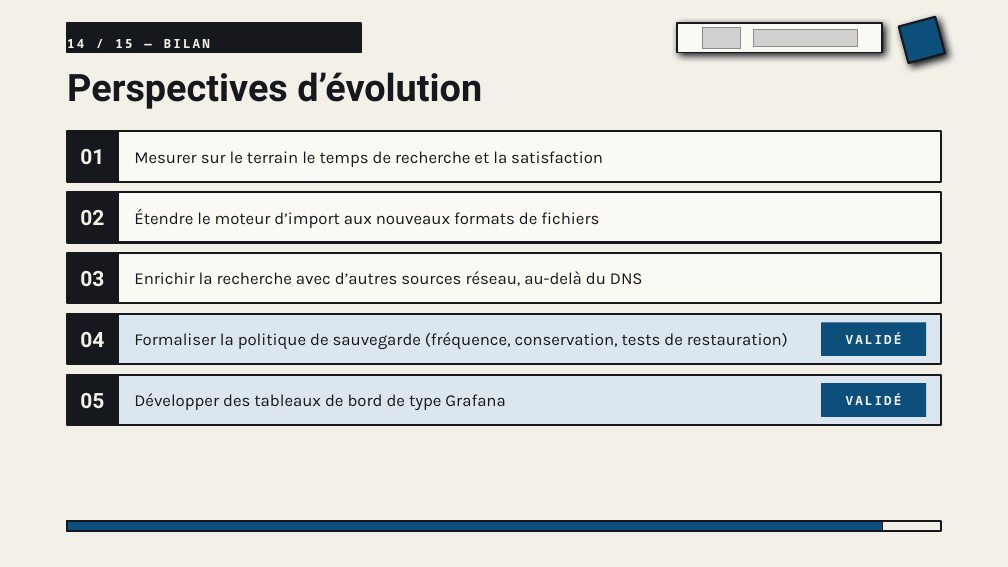
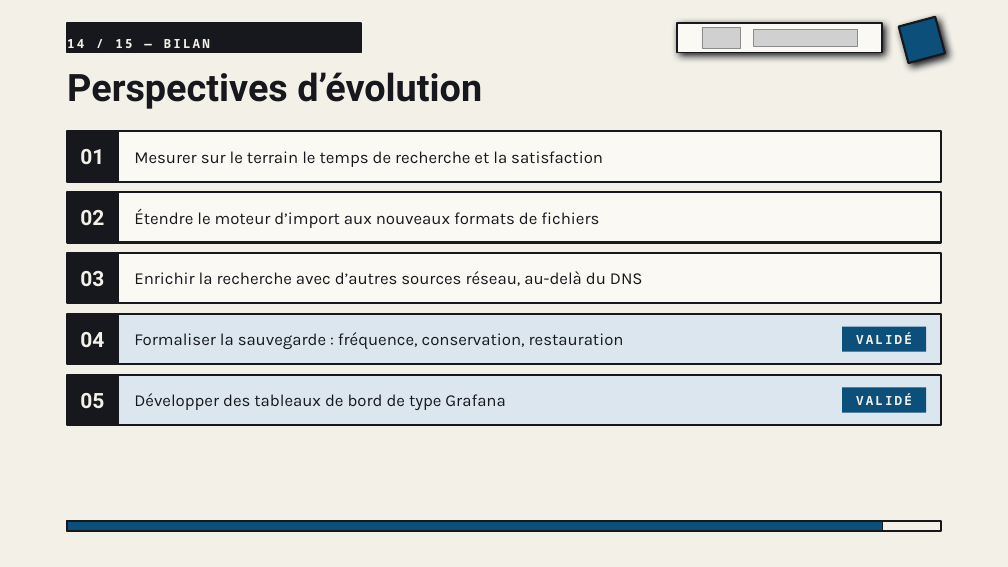
Before and after one commit to falachabt/Icam, a slide deck: slide 14 of Presentation_RIPTIS.pptx. Drawn at 1008x567 pixels with LibreOffice and Linux fonts; fonts in the diff are those of the drawing; grey boxes stand for pictures. Boxes give left, top, right and bottom in pixels: in the first picture for what was removed or moved away, otherwise in the second. Text is boxed around its words. In the diff, an @@ line names an element or a change of style, - is before the commit and + after.

```diff
--- a/Presentation_RIPTIS.pptx
+++ b/Presentation_RIPTIS.pptx
@@ text "VALIDÉ": place and size @@
-text "VALIDÉ" at <box>846,332,902,344</box>
+text "VALIDÉ" at <box>856,332,912,344</box>
@@ rectangle: place and size @@
-rectangle at <box>821,322,926,355</box>
+rectangle at <box>842,327,926,352</box>
@@ text at <box>134,332,624,349</box>: text changed @@
-Formaliser la politique de sauvegarde (fréquence, conservation, tests de restauration)
+Formaliser la sauvegarde : fréquence, conservation, restauration
@@ text "VALIDÉ": place and size @@
-text "VALIDÉ" at <box>846,393,902,405</box>
+text "VALIDÉ" at <box>856,393,912,405</box>
@@ rectangle: place and size @@
-rectangle at <box>821,383,926,417</box>
+rectangle at <box>842,387,926,412</box>
```
Also in this commit, not shown: 2 other files.
